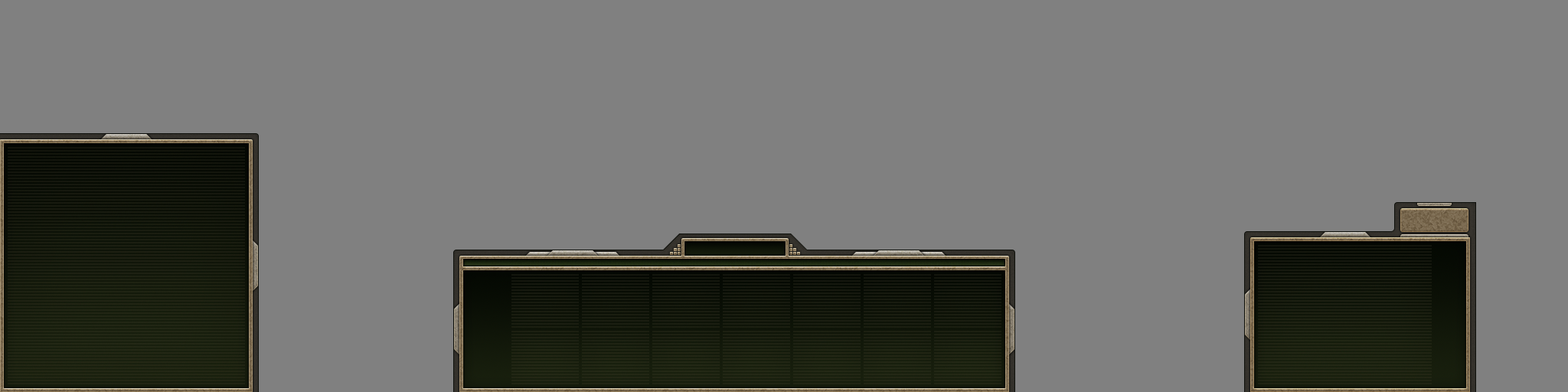
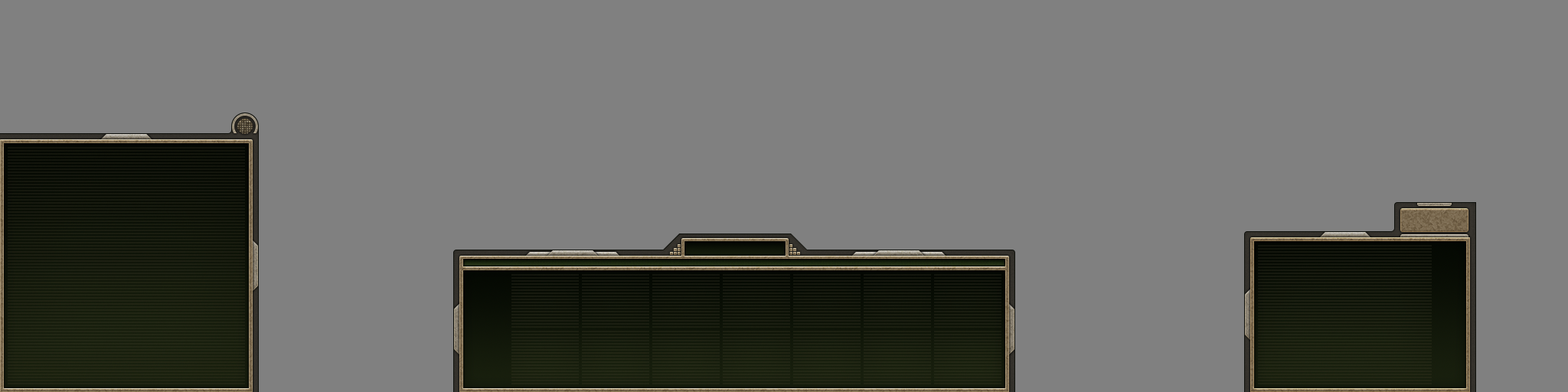
The second w=1568, h=392 image is a revision of the first. Changes to its layers:
added group "alarm off" with 2 layers in group "outer" over 237, 118, 253, 134
added layer "alarm top" (2nd of 2, in "radar" › "outer" › "alarm off") (soft light) in group "alarm off" over 237, 118, 253, 134
added layer "alarm bottom" (2nd of 2, in "radar" › "outer" › "alarm off") in group "alarm off" over 237, 118, 253, 134
painted on "ribbon 1" (1st of 3, in "radar" › "outer") over 231, 113, 259, 134
painted on "border outer" (1st of 3, in "radar" › "outer") over 228, 112, 259, 137
painted on "power body" over 465, 260, 1003, 265
